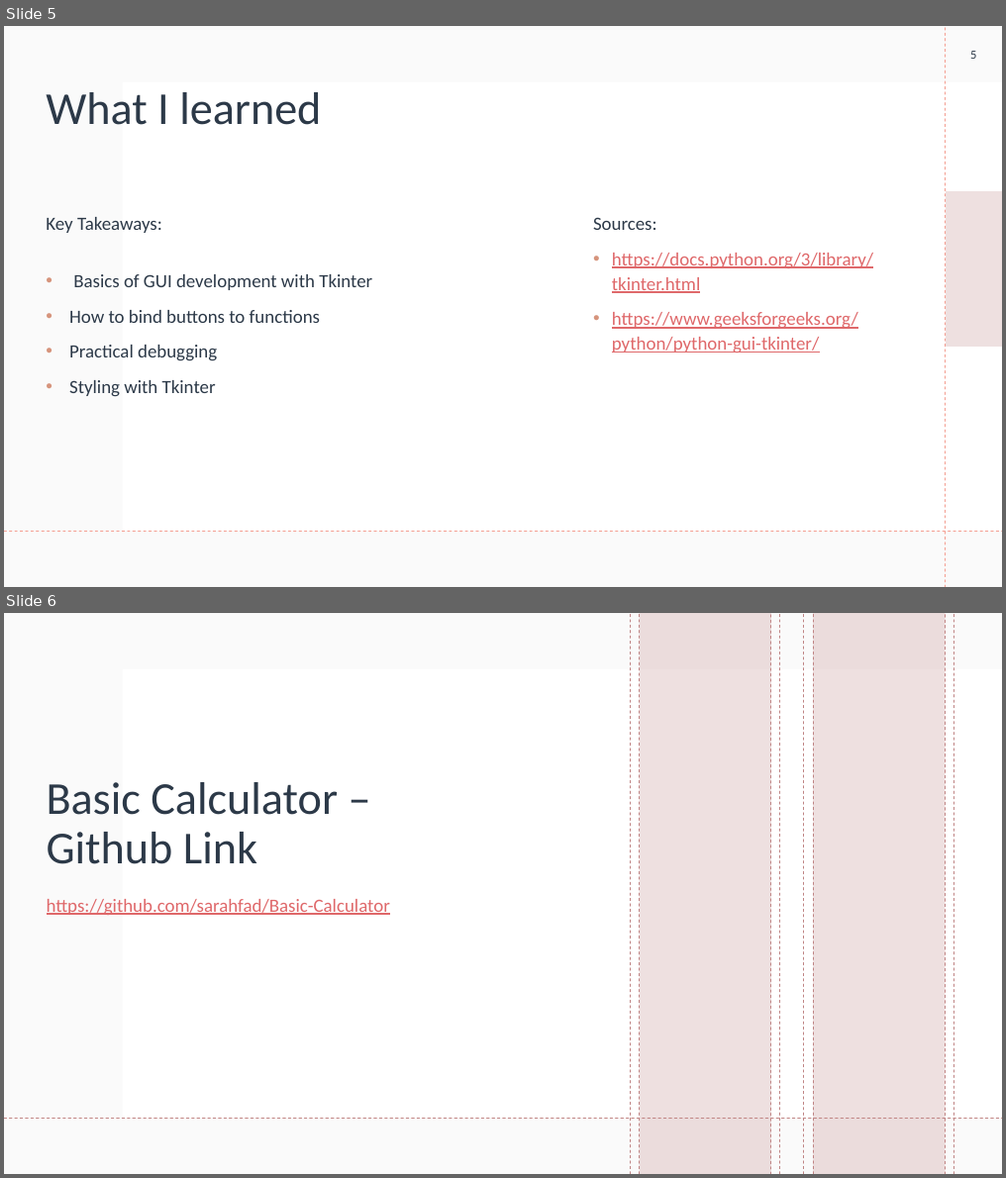
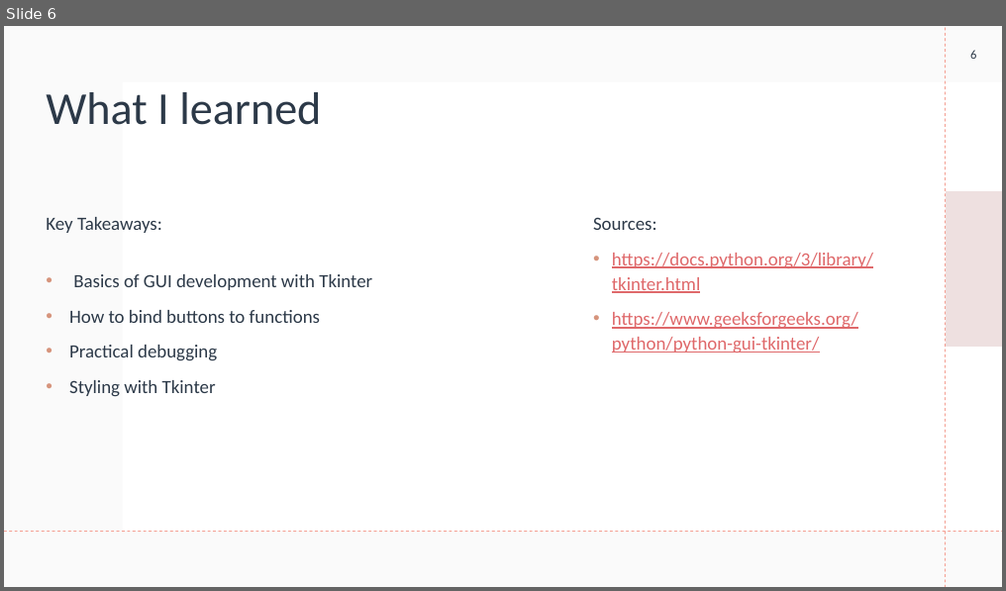
Before and after one commit to sarahfad/Basic-Calculator, a slide deck: BasicCalculator.pptx. Shown one above the other, each under a label of ours: slides 5 and 6 before the commit, slide 6 after it. The pictures are 1006x1178 and 1006x591 pixels, drawn with LibreOffice and Linux fonts; fonts in the diff are those of the drawing; background and template pictures are left out. Boxes give left, top, right and bottom in pixels: in the first picture for what was removed or moved away, otherwise in the second. Text is boxed around its words. In the diff, an @@ line names an element or a change of style, - is before the commit and + after.

```diff
--- a/BasicCalculator.pptx
+++ b/BasicCalculator.pptx
@@ slide 6 removed at box(4, 613, 1002, 1174), background #FFFFFF; not listed: 4 template elements that a slide beside it also shows @@
@@ line removed from (630, 1174) to (630, 613) @@
@@ rectangle removed at box(640, 613, 771, 1174) @@
@@ line removed from (640, 1174) to (640, 613) @@
@@ line removed from (771, 1174) to (771, 614) @@
@@ line removed from (780, 1174) to (780, 613) @@
@@ line removed from (804, 1174) to (804, 613) @@
@@ rectangle removed at box(813, 613, 945, 1174) @@
@@ line removed from (813, 1174) to (813, 613) @@
@@ line removed from (945, 1174) to (945, 614) @@
@@ line removed from (954, 1174) to (954, 613) @@
@@ title removed at box(47, 782, 338, 864) @@
-Basic Calculator – Github Link
@@ text removed at box(47, 899, 390, 915) @@
-https://github.com/sarahfad/Basic-Calculator
@@ line removed from (4, 1118) to (1002, 1118) @@
@@ what was slide 5 is now slide 6 @@
@@ page number at box(970, 50, 976, 59): text changed @@
-5
+6
```
Also in this commit, not shown: 1 slide changed, 1 slide added.
